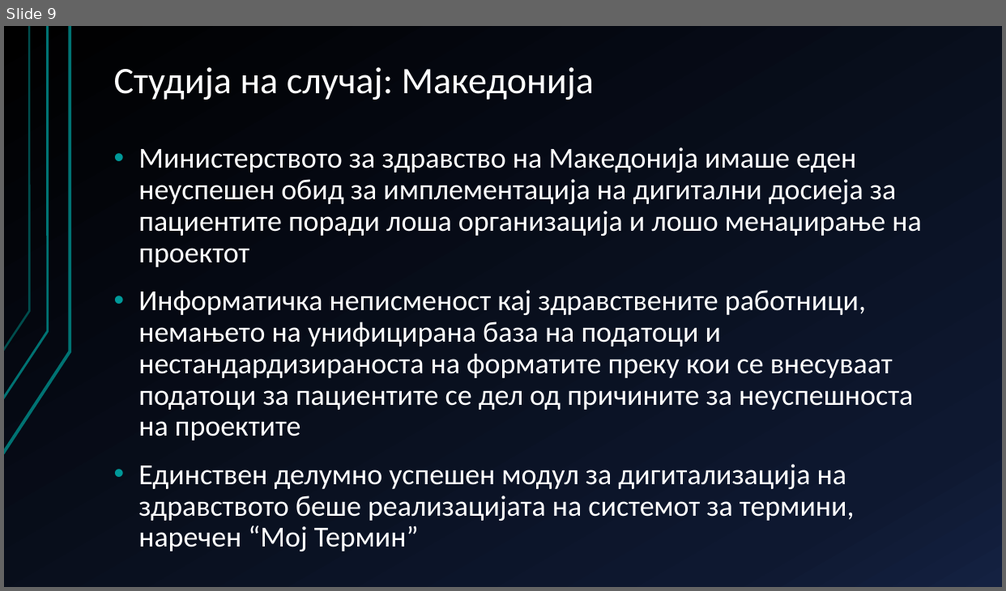
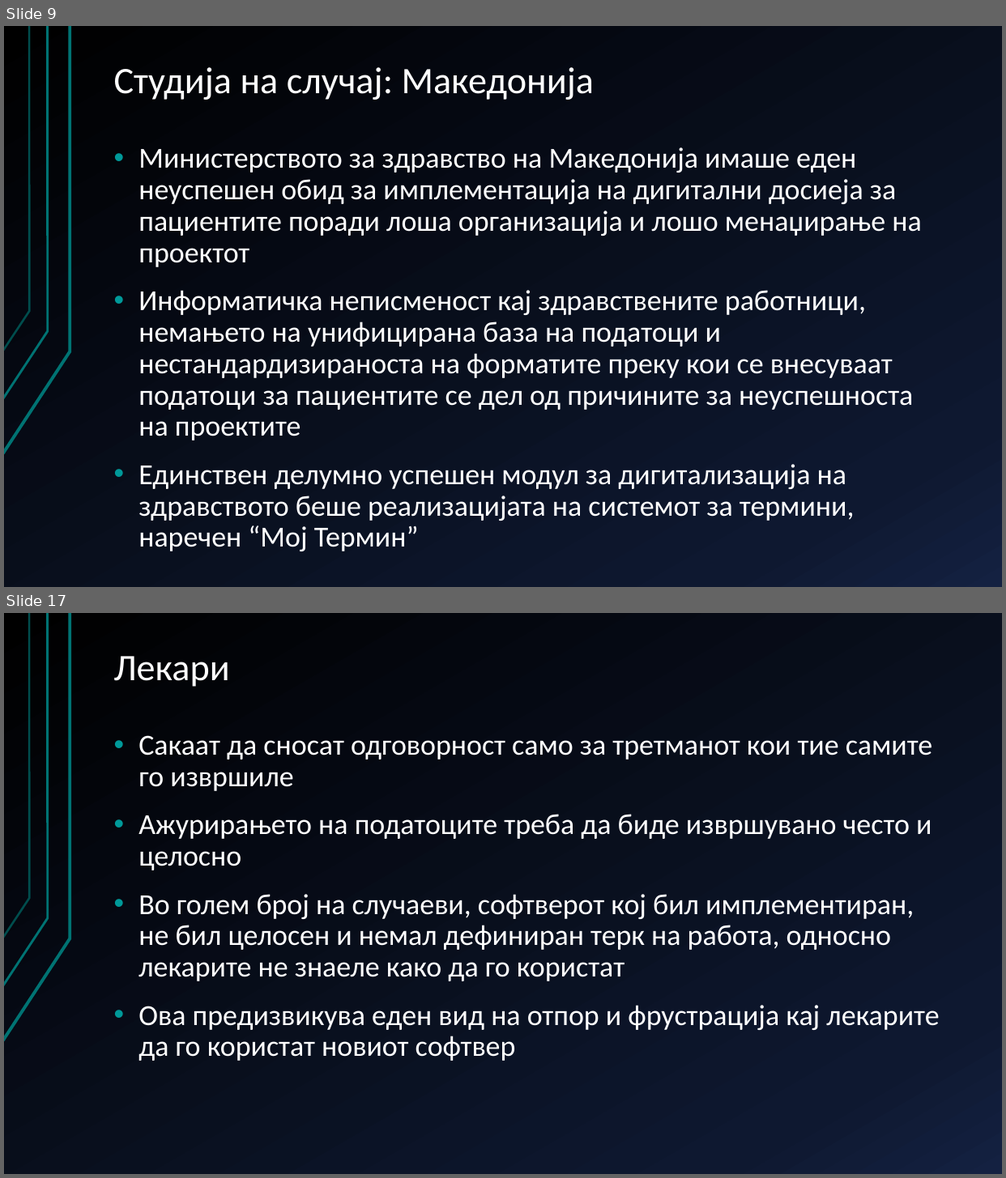
Before and after one commit to AlenDosev/Master, a slide deck: Master.pptx. Shown one above the other, each under a label of ours: slide 9 before the commit, slides 9 and 17 after it; the slides between them are not shown. The pictures are 1006x591 and 1006x1178 pixels, drawn with LibreOffice and Linux fonts; fonts in the diff are those of the drawing. Boxes give left, top, right and bottom in pixels: in the first picture for what was removed or moved away, otherwise in the second. Text is boxed around its words. In the diff, an @@ line names an element or a change of style, - is before the commit and + after.

```diff
--- a/Master.pptx
+++ b/Master.pptx
@@ slide 17 added at (4, 613, 1002, 1174), background gradient #000000 to #0F1931 to #142242; not listed: 3 template elements that a slide beside it also shows @@
@@ title added at (114, 656, 230, 687), 36 pt, text #FFFFFF @@
+Лекари
@@ text added at (138, 735, 939, 1061), 28 pt, text #FFFFFF @@
+• Сакаат да сносат одговорност само за третманот кои тие самите го извршиле
+• Ажурирањето на податоците треба да биде извршувано често и целосно
+• Во голем број на случаеви, софтверот кој бил имплементиран, не бил целосен и немал дефиниран терк на работа, односно лекарите не знаеле како да го користат
+• Ова предизвикува еден вид на отпор и фрустрација кај лекарите да го користат новиот софтвер
```
Also in this commit, not shown: 1 slide changed, 7 other slides added, 8 slides removed, 1 other file.
